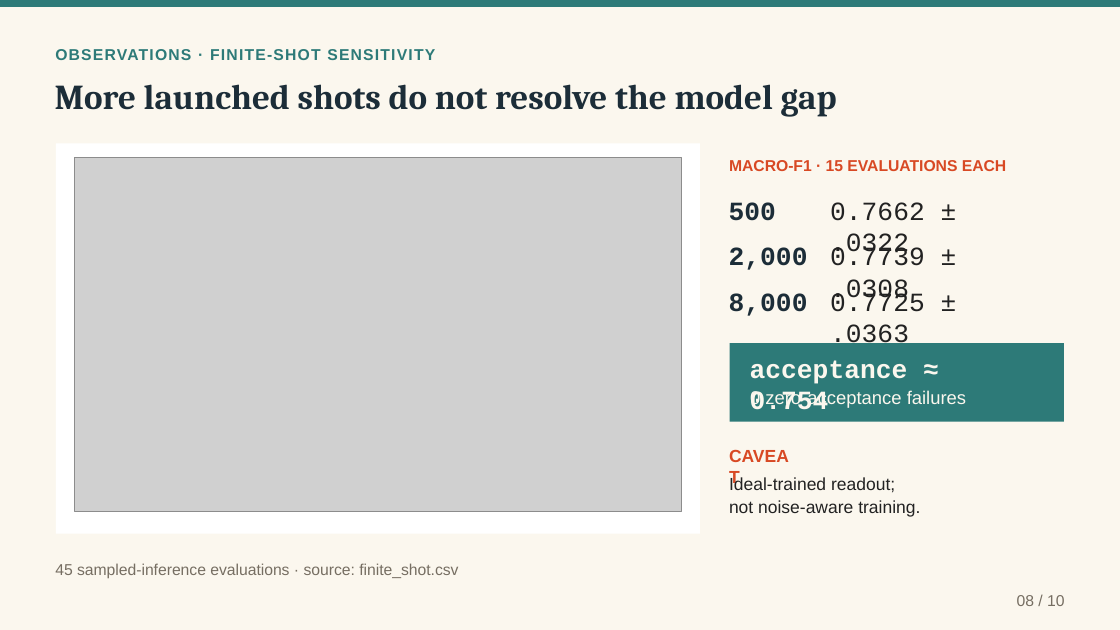
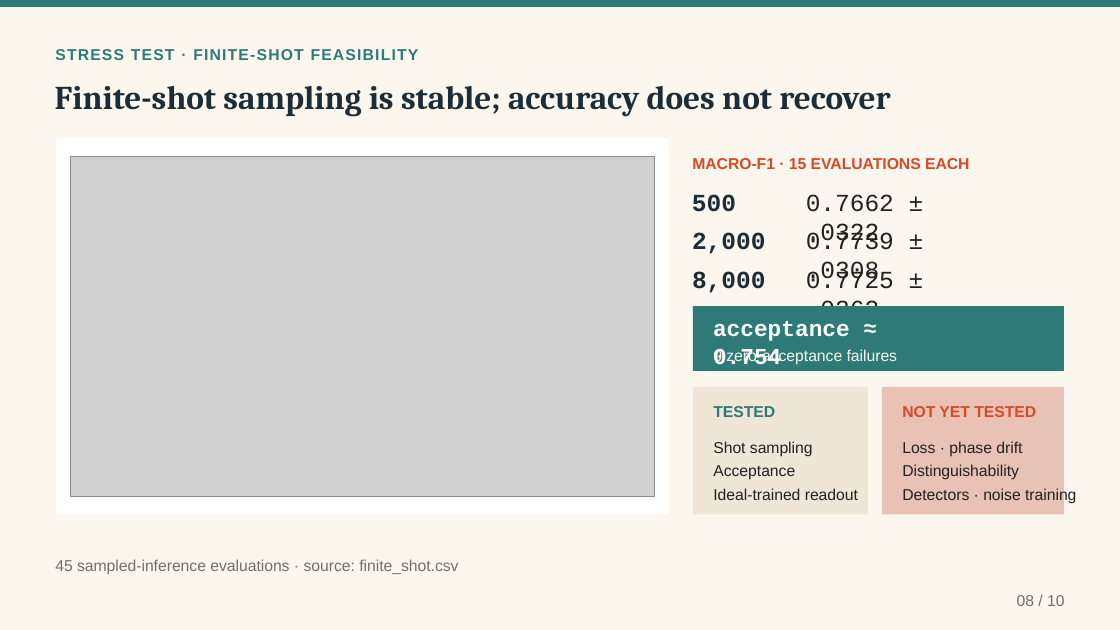
Before and after one commit to MonsieurNam/Quanova_Photonic_Defect_QML, a slide deck: slide 8 of deliverables/Quanova_Photonic_QML_Interview_Case_Study_20260911.pptx. Drawn at 1120x630 pixels with LibreOffice and Linux fonts; fonts in the diff are those of the drawing; grey boxes stand for pictures. Boxes give left, top, right and bottom in pixels: in the first picture for what was removed or moved away, otherwise in the second. Text is boxed around its words. In the diff, an @@ line names an element or a change of style, - is before the commit and + after.

```diff
--- a/deliverables/Quanova_Photonic_QML_Interview_Case_Study_20260911.pptx
+++ b/deliverables/Quanova_Photonic_QML_Interview_Case_Study_20260911.pptx
@@ text at (55,49,419,60): text changed @@
-OBSERVATIONS · FINITE-SHOT SENSITIVITY
+STRESS TEST · FINITE-SHOT FEASIBILITY
@@ text removed at (55,84,837,117) @@
-More launched shots do not resolve the model gap
@@ text added at (55,86,891,116), 28.5 pt, text #1C2D38, bold @@
+Finite-shot sampling is stable; accuracy does not recover
@@ rectangle: place and size @@
-rectangle at (56,144,701,534)
+rectangle at (56,139,669,515)
@@ picture: place and size @@
-picture at (74,158,681,512)
+picture at (70,156,655,497)
@@ text "MACRO-F1 · 15 EVALUATIONS EACH": place and size @@
-text "MACRO-F1 · 15 EVALUATIONS EACH" at (729,160,1006,171)
+text "MACRO-F1 · 15 EVALUATIONS EACH" at (692,158,969,169)
@@ text "500": place and size @@
-text "500" at (729,202,776,221)
+text "500" at (692,194,736,212)
@@ text "0.7662 ± .0322": place and size @@
-text "0.7662 ± .0322" at (830,202,925,259)
+text "0.7662 ± .0322" at (806,194,894,248)
@@ text "2,000": place and size @@
-text "2,000" at (729,247,808,270)
+text "2,000" at (692,232,765,254)
@@ text "0.7739 ± .0308": place and size @@
-text "0.7739 ± .0308" at (830,247,925,304)
+text "0.7739 ± .0308" at (806,231,894,287)
@@ size 22.5 to 21 pt in 6 elements at (806,194,894,248), (692,194,736,212), (806,231,894,287), (692,232,765,254), (806,270,894,325), (692,271,765,293) @@
@@ text "8,000": place and size @@
-text "8,000" at (729,293,808,316)
+text "8,000" at (692,271,765,293)
@@ text "0.7725 ± .0363": place and size @@
-text "0.7725 ± .0363" at (830,292,925,350)
+text "0.7725 ± .0363" at (806,270,894,325)
@@ rectangle: place and size @@
-rectangle at (730,343,1065,422)
+rectangle at (693,307,1065,371)
@@ text "acceptance ≈ 0.754": place and size @@
-text "acceptance ≈ 0.754" at (750,360,908,410)
+text "acceptance ≈ 0.754" at (713,321,850,365)
@@ text "acceptance ≈ 0.754" at (713,321,850,365): size 22.5 to 19.5 pt, text colour #FBF7EE to #FFFFFF @@
@@ text "0 zero-acceptance failures": place and size @@
-text "0 zero-acceptance failures" at (750,390,966,409)
+text "0 zero-acceptance failures" at (713,348,898,365)
@@ text "0 zero-acceptance failures" at (713,348,898,365): size 15.8 to 13.5 pt @@
@@ text at (713,441,858,500): text changed; size 15 to 13.5 pt @@
-Ideal-trained readout;
+Shot sampling
+Acceptance
+Ideal-trained readout
@@ text removed at (729,444,799,471) @@
-CAVEAT
@@ group added at (693,386,1076,514): 3 texts, 2 rectangles @@
+TESTED
+NOT YET TESTED
+Loss · phase drift
+Distinguishability
+Detectors · noise training
@@ text removed at (729,500,920,517) @@
-not noise-aware training.
@@ text "45 sampled-inference evaluations · source: ...": place and size @@
-text "45 sampled-inference evaluations · source: ..." at (55,563,458,578)
+text "45 sampled-inference evaluations · source: ..." at (55,559,458,574)
```
Also in this commit, not shown: 4 other slides changed, 5 slides added, 5 slides removed, 38 other files.
